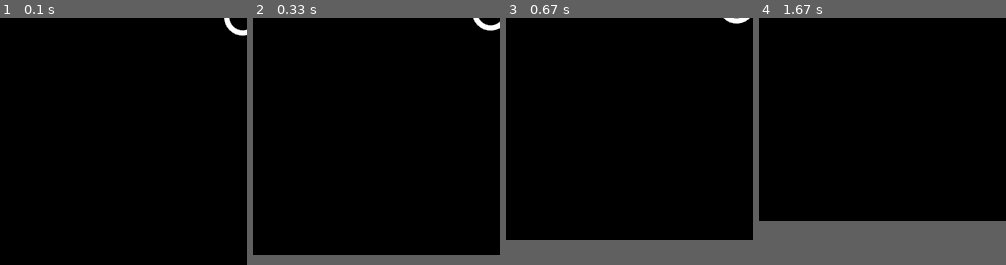
Above: before the commit, frames 1-4 (left to right).
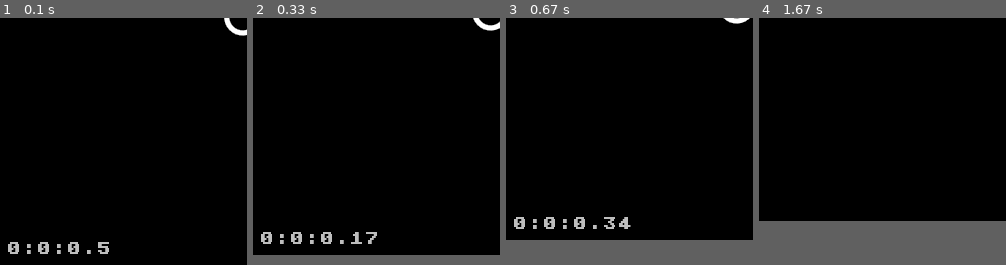
Above: after the commit, the same moments.

Repository: AndZas/PygameProject
Game: pygame game, started from cycle.py
The game is run twice, just before and just after one commit, with the same random seed, the same clock (stepped at 60 frames per second) and the same inputs.
Inputs (mouse positions are % of the whole screen's width and height, from its top left):
- Up to frame 1 (0.1 s): no input
- Up to frame 2 (0.33 s): no input
- Up to frame 3 (0.67 s): click (49, 49) at 0.38 s
- Up to frame 4 (1.67 s): hold A 0.67-1.2 s; move the mouse to (45, 59) at 0.7 s
The pictures show only the part of the screen within x 1-51%, y 50-100%; the shares and areas given below are measured in that part.

The runs differ from the first frame. In frame 1, 0.8% of the frame differs, in the area x 3-45%, y 90-96%; in frame 2, 0.9%; in frame 3, 0.9%, in the area x 3-51%, y 80-86%; in frame 4, nothing differs.

Commit message:
читает setting

Diff:
--- a/bullets.py
+++ b/bullets.py
@@ -1,4 +1,5 @@
 from particles import *
+from read_files import read_settings
 
 
 # Класс одной пули
@@ -49,13 +50,19 @@
                 elif bullet.pos[1] - self.parent.parent.y >= self.parent.parent.size[1]:
                     createParticlesShoot(bullet.pos, 'down', self.parent.parent)
                 sound = r'sounds\assets_sounds_impact.wav'
-                pygame.mixer.Sound(sound).play(0, -1, False)
+                impact = pygame.mixer.Sound(sound).play(0, -1, False)
+                if impact is not None:
+                    impact.set_volume(read_settings()[0])
+
                 self.parent.parent.resizeWindowPlus(bullet.pos)
                 self.bullets.remove(bullet)
 
     def shoot(self, pos):
         sound = r'sounds\Shoot.wav'
-        pygame.mixer.Sound(sound).play(0, -1, False)
+        shoot = pygame.mixer.Sound(sound).play(0, -1, False)
+        if shoot is not None:
+            shoot.set_volume(read_settings()[0])
+
         self.shootedBullets += 1
         self.bullets.append(
             Bullet((self.parent.pos[0], self.parent.pos[1]),
--- a/cycle.py
+++ b/cycle.py
@@ -1,7 +1,9 @@
 import pygame.event
 
 from screen import *
-from ui import in_tamer_on_off, hide_HUD_on_off
+from ui import StartWindow
+from read_files import read_settings
+
 
 class App:
     def __init__(self):
@@ -25,13 +27,15 @@
 
     def Run(self):
         # Основной цикл
-        sound = r'sounds\fon_music_2.wav'
-        pygame.mixer.Sound(sound).play(0, -1, False)
+        # sound = r'sounds\fon_music_2.wav'
+        # pygame.mixer.Sound(sound).play(0, -1, False)
+        # pygame.
         while self.run:
             self.checkEvents()
             self.screen.player.move(self.buttonsPressed)
             self.screen.player.update()
             self.screen.player.bullets.update()
+            in_tamer_on_off, hide_HUD_on_off = read_settings()[2:]
             self.screen.timer.update(in_tamer_on_off)
             self.screen.player.coins.update(hide_HUD_on_off)
             self.screen.health.update(self.screen.player.health, self.screen.player.maxHealth, hide_HUD_on_off)
--- a/particles.py
+++ b/particles.py
@@ -1,6 +1,6 @@
 import math
 import random
-
+from read_files import read_settings
 import pygame
 
 particlesXP = []
@@ -28,7 +28,10 @@
         a = vecLen // self.speed
         if a <= 1:
             sound = random.choice([r'sounds\Get_Xp1.wav', r'sounds\Get_Xp2.wav'])
-            pygame.mixer.Sound(sound).play(0, -1, False)
+            xp = pygame.mixer.Sound(sound).play(0, -1, False)
+            if xp is not None:
+                xp.set_volume(read_settings()[0])
+
             player.xp += self.size
             player.coins.count += self.size
             particlesXP.remove(self)
--- a/player.py
+++ b/player.py
@@ -1,3 +1,4 @@
+from read_files import read_settings
 from bullets import *
 from hud import *
 from ui import *
@@ -77,8 +78,12 @@
 
     def playerGetDamage(self, enemyPos, screen, killedEnemys):
         if self.getDamageKd >= 240:
+
             sound = r'sounds\Damage.wav'
-            pygame.mixer.Sound(sound).play(0, -1, False)
+            damage = pygame.mixer.Sound(sound).play(0, -1, False)
+            if damage is not None:
+                damage.set_volume(read_settings()[0])
+
             self.image = self.getDamageImage
             startPos = self.pos
             self.health -= 1
@@ -89,7 +94,7 @@
             self.pos = self.x, self.y
             createParticlesDamage(startPos, self.pos, self.parent)
             if self.health <= 0:
-                main2(self.xp, screen.timer.time, self.bullets.shootedBullets, killedEnemys, self.parent.parent)
+                main2(self.xp, screen.timer.time * 10, self.bullets.shootedBullets, killedEnemys, self.parent.parent)
 
     def update(self):
         if self.pos[0] - self.size // 2 <= self.parent.x:
--- /dev/null
+++ b/read_files.py
@@ -0,0 +1,6 @@
+def read_settings():
+    with open('settings') as file:
+        data = file.read().split(';')
+        in_tamer_on_off, hide_HUD_on_off = [True if i == 'True' else False for i in data[2:]]
+        sound_effct, music, = list(map(float, data[0:2]))
+    return sound_effct, music, in_tamer_on_off, hide_HUD_on_off
--- a/ui.py
+++ b/ui.py
@@ -28,7 +28,7 @@
     def play_background_music(self):
         bg_music_file = r'sounds\fon_music_2.wav'
         self.bg_music = pygame.mixer.Sound(bg_music_file)
-        self.bg_music.play(0, -1, False)
+        self.bg_music.play(1, -1, False)
 
     def on_off_volume_fon_music(self):  # функция проверяет выключена музыка или нет и выставляет громкость
         if off_sound == 1:
@@ -75,12 +75,13 @@
         self.screen.blit(dynamic, (x, y))  # левый верхний угол в точке 50 10
 
         # Кнопка двери
-        door = pygame.transform.scale(pygame.image.load(path + '\go_out.png'),
-
-                                      (self.door_w, self.door_h))
+        door = pygame.transform.scale(pygame.image.load(path + '\go_out.png'), (self.door_w, self.door_h))
         self.pos_door = [10, self.screen.get_height() - 10 - door.get_height()]
         x, y = self.pos_door
         self.screen.blit(door, (x, y))
+
+        with open('settings', 'w') as file:  # добавить лвл
+            file.write(f'{sounds_effect};{music_volume};{in_tamer_on_off};{hide_HUD_on_off}')
 
     def click(self, mouse_pos):
         global off_sound, music_volume, sounds_effect, play
@@ -90,7 +91,6 @@
             self.play_game = True
             pygame.time.delay(100)
             # self.open_level_menu()
-            print('Играть')
             play = True
         elif self.pos_settings[0] < x < self.pos_settings[0] + self.settings_w and \
                 self.pos_settings[1] < y < self.pos_settings[1] + self.settings_h:
@@ -163,8 +163,8 @@
         self.bg_music = music
         self.sound_effect = Slider((400, 35), (200, 10), sounds_effect if sounds_effect is not None else 0.5, 0, 100)
         self.music = Slider((400, 75), (200, 10), music_volume if music_volume is not None else 0.5, 0, 100)
-        self.in_game_timer = SwitchButton((300, 100), False, text='in-game timer')
-        self.hide_HUD = SwitchButton((300, 150), True, text='hide HUD')
+        self.in_game_timer = SwitchButton((300, 100), in_tamer_on_off, text='in-game timer')
+        self.hide_HUD = SwitchButton((300, 150), hide_HUD_on_off, text='hide HUD')
         self.sliders = [self.sound_effect, self.music, self.in_game_timer, self.hide_HUD]
         self.texts = [Text((105, 20), 25, 'sound effect'), Text((190, 60), 25, 'music'),
                       Text((85, 105), 25, 'in-game timer'), Text((145, 155), 25, 'hide HUD')]
@@ -361,7 +361,6 @@
     screen = pygame.display.set_mode((600, 400))
     running = True
     w = StartWindow(screen)
-    # w = EndWindow(screen, 5, 8639856, 20, 2)
     clock = pygame.time.Clock()
     while running:
         screen.fill((0, 0, 0))
@@ -372,12 +371,12 @@
             elif event.type == pygame.MOUSEBUTTONDOWN and event.button == 1:
                 w.click(pos)
         w.draw()
-        # w.run()
         clock.tick(60)
         pygame.display.flip()
-    pygame.quit()
     if play:
-        os.system('python cycle.py')
+        from cycle import App
+        app = App()
+        app.Run()
 
 
 def main2(coins, time, bullets, enemys, parent):
Not shown, changed: Plan
Not shown, added: settings
